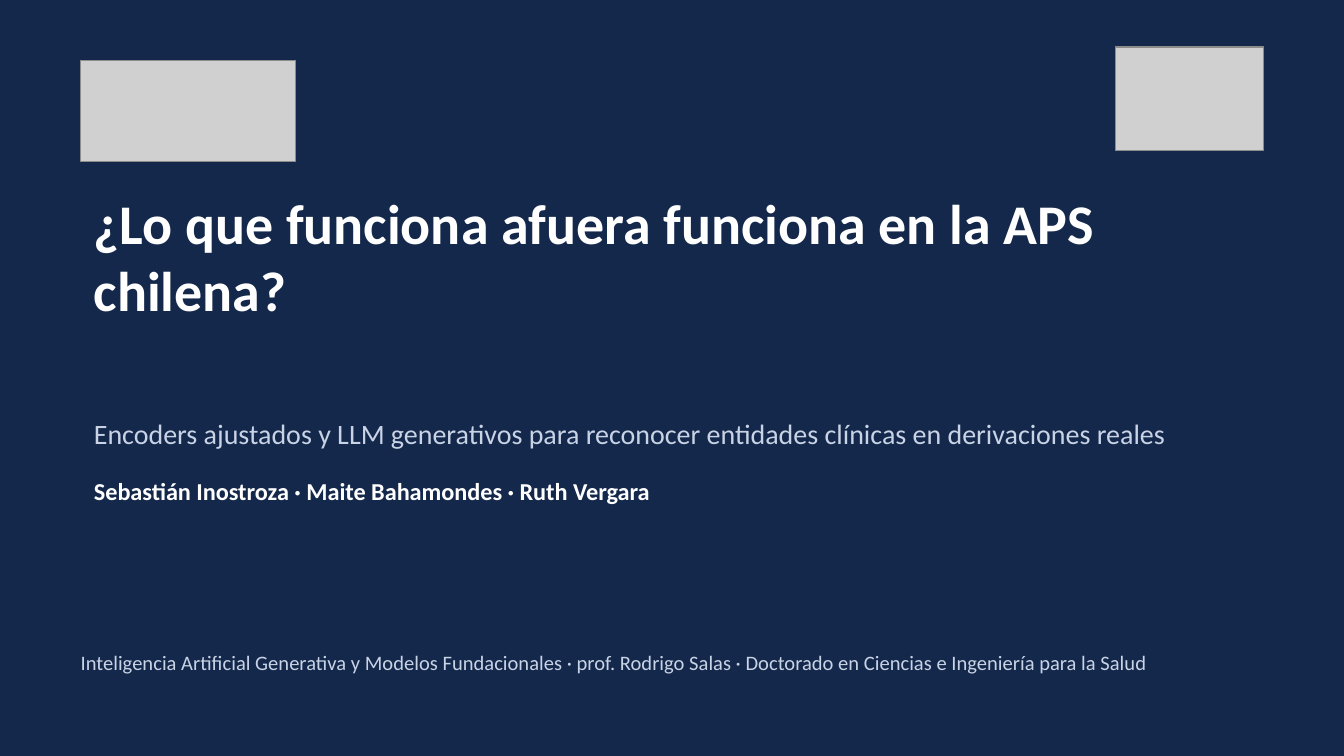
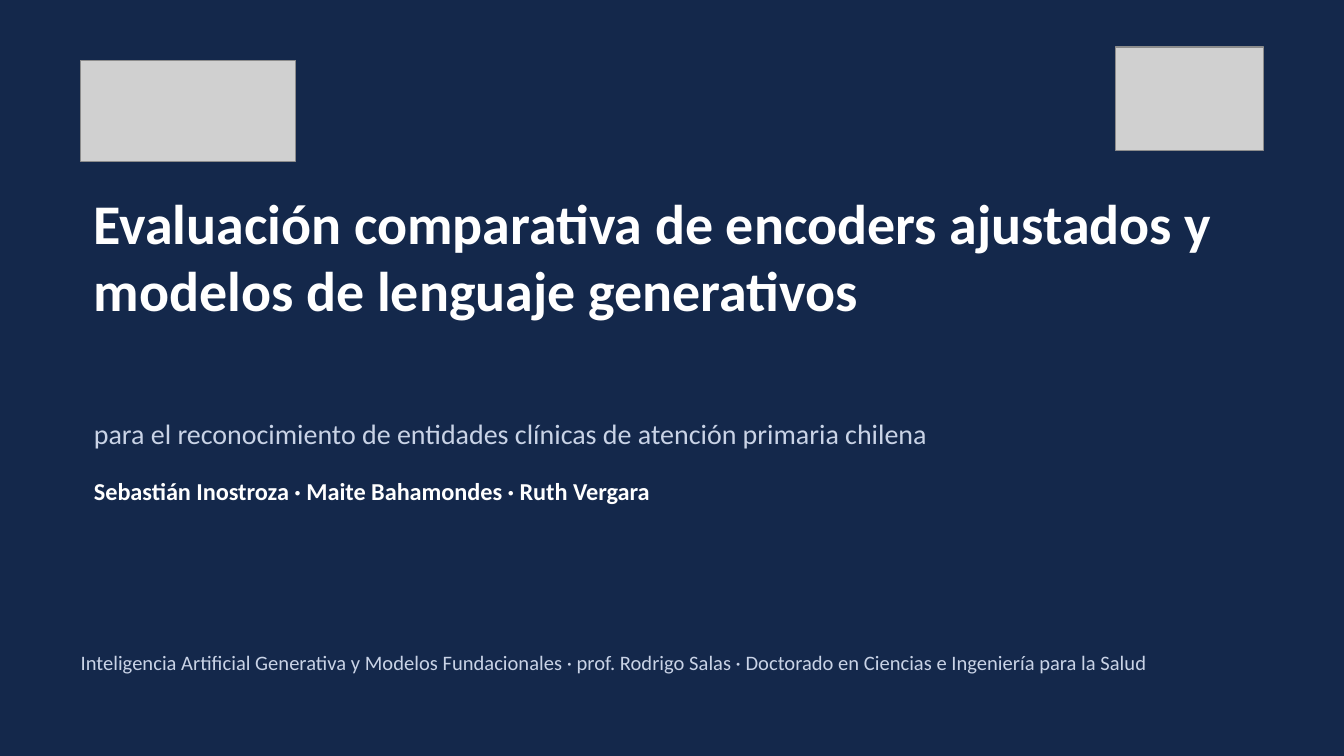
Before and after one commit to SebasDCIS/proyecto-ner-aps-genai, a slide deck: slide 1 of docs/presentacion/Presentacion_NER_APS_final.pptx. Drawn at 1344x756 pixels with LibreOffice and Linux fonts; fonts in the diff are those of the drawing; grey boxes stand for pictures. Boxes give left, top, right and bottom in pixels: in the first picture for what was removed or moved away, otherwise in the second. Text is boxed around its words. In the diff, an @@ line names an element or a change of style, - is before the commit and + after.

```diff
--- a/docs/presentacion/Presentacion_NER_APS_final.pptx
+++ b/docs/presentacion/Presentacion_NER_APS_final.pptx
@@ title at <box>94,204,1211,321</box>: text changed @@
-¿Lo que funciona afuera funciona en la APS chilena?
+Evaluación comparativa de encoders ajustados y modelos de lenguaje generativos
@@ text at <box>94,424,926,449</box>: text changed @@
-Encoders ajustados y LLM generativos para reconocer entidades clínicas en derivaciones reales
+para el reconocimiento de entidades clínicas de atención primaria chilena
```
Also in this commit, not shown: 5 other files.
